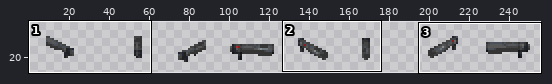
Sprite sheet -- Resources/Weapons_Compilation/XComWeapons/handob_AdvancedLauncher.png. Above, an overview of the earlier version with the close-up marked.
Close-up. Before the edit:
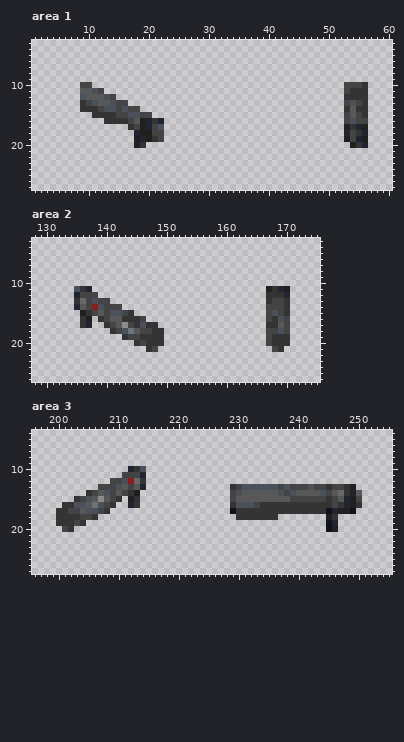
The file is 256x40 pixels. Shown: area 1: x 1..60, y 3..27; area 2: x 128..175, y 3..26; area 3: x 196..255, y 4..27. The wide view leaves out empty margins. The commit also changed other parts of the picture, which this record leaves out.
Once edited:
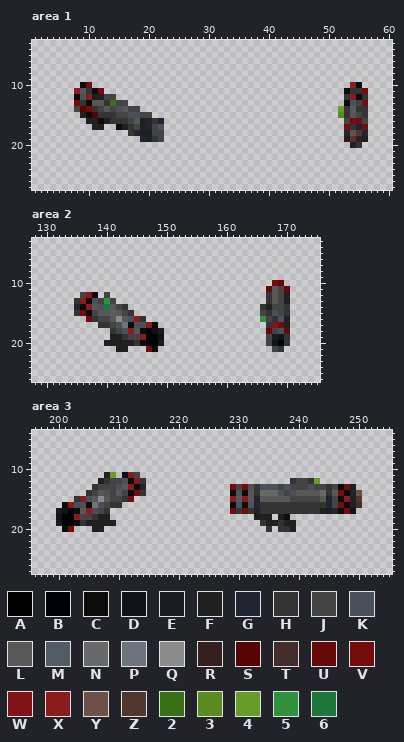
Palette (. is transparent): A #000000  B #000408  C #0c0c0c  D #101418  E #181c21  F #202020  G #212431  H #343434  J #444444  K #4a515a  L #585858  M #525d63  N #686868  P #6b757b  Q #8c8c8c  R #34201c  S #580404  T #442c28  U #640808  V #740c0c  W #801414  X #8c1c1c  Y #6c5048  Z #503830  2 #387014  3 #588c20  4 #689c28  5 #30903c  6 #1c7838
Diff:
Area 1:
y 10: x 9..10 JJ -> CV; x 53..56 JJJH -> .XC.
y 11: x 8 . -> X; x 10..12 LKJ -> HCV; x 53 J -> C; x 56 H -> V
y 12: x 8 . -> C; x 10..13 LLLK -> XFFJ; x 54..55 HH -> XC
y 13: x 8 . -> V; x 10..11 JK -> CL; x 13..14 LK -> H2; x 53 J -> C; x 56 H -> V
y 14: x 8..10 .HH -> JSV; x 13..16 KKJK -> LJKL; x 52 . -> 4
y 15: x 9..11 ..H -> FCS; x 52..53 .J -> 3H
y 16: x 10..13 ...H -> FFCF; x 54..55 KJ -> VV
y 17: x 11..12 .. -> FF; x 15..16 .. -> CF; x 53 F -> V; x 56 F -> V
y 18: x 17 . -> H; x 54..55 JH -> YZ
y 19: x 18 F -> .; x 54..55 JG -> ZR
y 20: x 18..19 FH -> ..; x 56 G -> .
Area 2:
y 10: x 168..169 .. -> VU
y 11: x 135..137 KHG -> ...; x 167..170 FHGF -> ULJU
y 12: x 135 G -> .; x 137..138 JJ -> XC; x 140 . -> J; x 168..170 HHG -> LJF
y 13: x 136..137 NJ -> XC; x 140..141 J. -> 5J; x 168 J -> L; x 170 H -> F
y 14: x 136..138 LJX -> CXL; x 140..141 JJ -> 6L; x 143 . -> H; x 166..167 .J -> HF
y 15: x 135..137 .FH -> HVC; x 140..142 JKK -> LML; x 166..167 .J -> JH
y 16: x 136..139 HF.H -> .VHJ; x 142..146 LHHHJ -> QLKXH; x 166 . -> 5; x 170 J -> F
y 17: x 136..137 HG -> ..; x 139 . -> H; x 142..145 LQJH -> KPCK; x 147..148 HH -> XC; x 168..170 HLJ -> WVF
y 18: x 144 P -> X; x 146..149 JJHH -> CBDE; x 167 J -> U; x 170 J -> U
y 19: x 141..142 .. -> FF; x 146..149 HHHH -> XABD; x 168..169 HH -> ED
y 20: x 140..144 ..... -> FFFFF; x 146..149 JHHH -> CAAE; x 168..169 HH -> DB
y 21: x 142..143 .. -> FF; x 147..148 HJ -> VC
Area 3:
y 10: x 212..214 GHK -> ...
y 11: x 208..209 .. -> F4; x 211..212 JJ -> CX; x 214 G -> .
y 12: x 207..208 .. -> FH; x 212..213 XN -> CX; x 239..243 ..... -> HJJH4
y 13: x 206 . -> H; x 212..213 JL -> XC; x 229 H -> V; x 231 K -> V; x 233 K -> H; x 247..248 JH -> CV
y 14: x 212..214 HF. -> CVH; x 229 J -> C; x 231 L -> C; x 233..236 LLLL -> HNNN; x 244..245 KJ -> NH; x 247..248 NH -> VC; x 250 L -> Y
y 15: x 204 J -> X; x 210..213 H.FH -> JHV.; x 229 J -> X; x 231 L -> X; x 233 L -> G; x 244..245 JH -> LG; x 247..248 LG -> CX; x 250 J -> Z
y 16: x 201..202 HH -> CX; x 205 L -> C; x 210 . -> H; x 212..213 GH -> ..; x 229 H -> C; x 231 K -> C; x 233 J -> G; x 245 H -> G; x 247..248 HG -> VC; x 250 H -> T
y 17: x 200..203 HHJJ -> EDBC; x 205 K -> X; x 229 D -> V; x 231 H -> V; x 233 H -> F; x 244..245 HD -> FF; x 247..248 FF -> CV
y 18: x 200..203 HHHH -> DBAX; x 207..208 .. -> FF; x 230..238 HHHHHHH.. -> ...FFF.FC; x 245..246 FH -> ..
y 19: x 200..203 HHHJ -> EAAC; x 205..209 ..... -> FFFFF; x 234..239 ...... -> HFFHFF; x 245..246 DG -> ..
y 20: x 201..202 JH -> CV; x 206..207 .. -> FF; x 235 . -> H; x 237..239 ... -> HHF; x 245..246 DF -> ..
